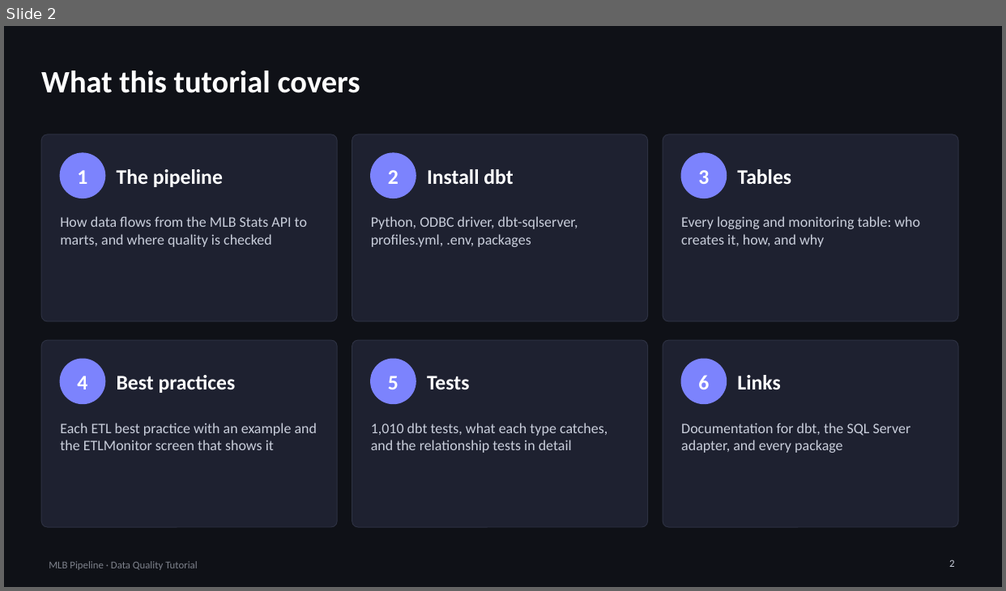
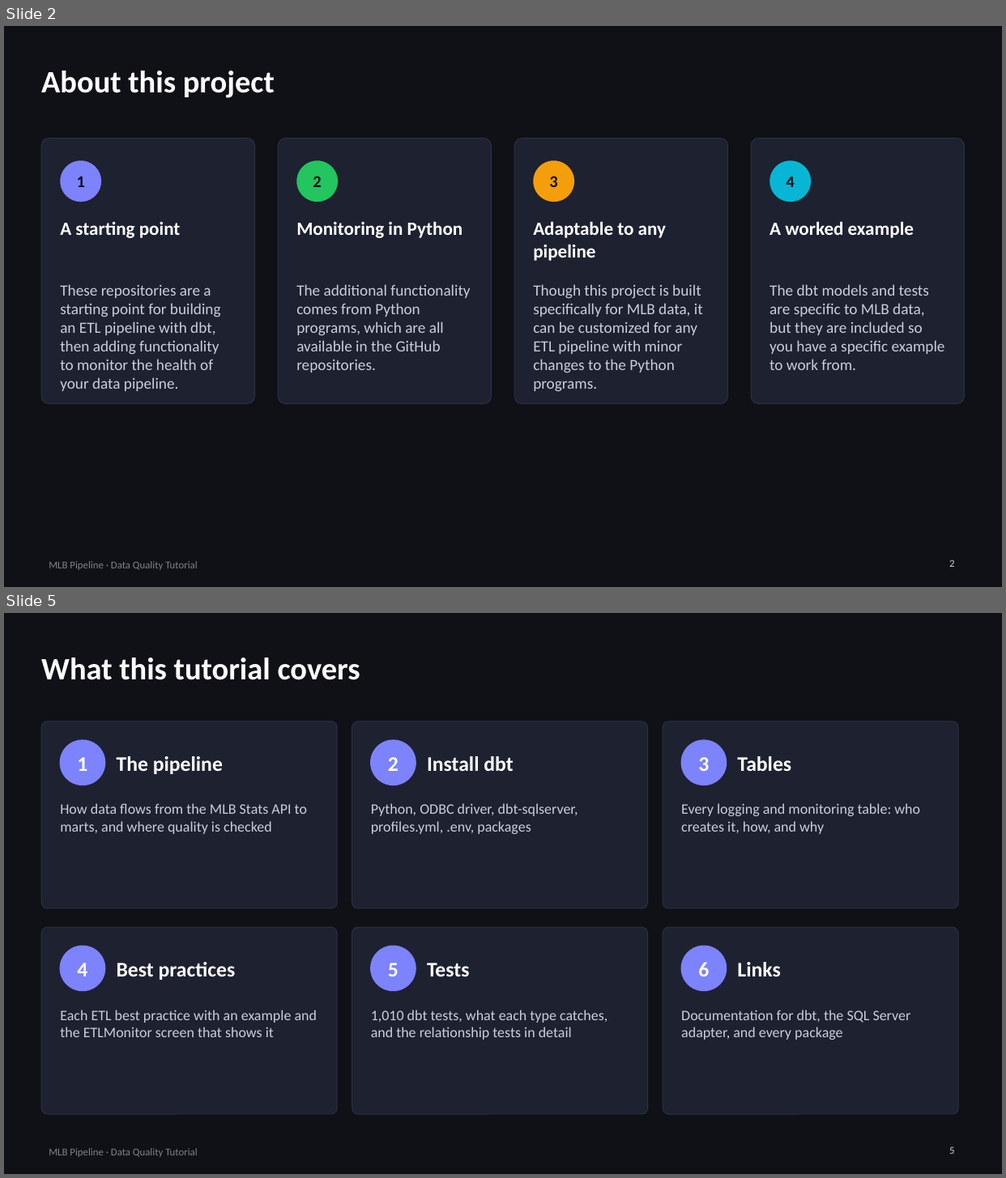
Before and after one commit to keithwsmith/mlb_dlt, a slide deck: data_quality_tutorial/MLB_Pipeline_Data_Quality_Tutorial.pptx. Shown one above the other, each under a label of ours: slide 2 before the commit, slides 2 and 5 after it; the slides between them are not shown. The pictures are 1006x591 and 1006x1178 pixels, drawn with LibreOffice and Linux fonts; fonts in the diff are those of the drawing. Boxes give left, top, right and bottom in pixels: in the first picture for what was removed or moved away, otherwise in the second. Text is boxed around its words. In the diff, an @@ line names an element or a change of style, - is before the commit and + after.

Commit message:
added env.example and updated MLB_Pipeline_Data_Quality_Tutorial.pptx [2026-11-20]

```diff
--- a/data_quality_tutorial/MLB_Pipeline_Data_Quality_Tutorial.pptx
+++ b/data_quality_tutorial/MLB_Pipeline_Data_Quality_Tutorial.pptx
@@ slide 2 added at bbox=[4, 26, 1002, 587], background #0F1117; not listed: 1 template element that a slide beside it also shows @@
@@ title added at bbox=[41, 71, 275, 98], 30 pt, text #FFFFFF, bold @@
+About this project
@@ rounded rectangle added at bbox=[41, 139, 255, 404], fill #1E2130, outline #2D3142 0.75 pt @@
@@ rounded rectangle added at bbox=[278, 139, 492, 404], fill #1E2130, outline #2D3142 0.75 pt @@
@@ rounded rectangle added at bbox=[514, 139, 728, 404], fill #1E2130, outline #2D3142 0.75 pt @@
@@ rounded rectangle added at bbox=[751, 139, 965, 404], fill #1E2130, outline #2D3142 0.75 pt @@
@@ ellipse added at bbox=[60, 160, 101, 202], fill #7C83FD @@
@@ ellipse added at bbox=[296, 160, 338, 202], fill #22C55E @@
@@ ellipse added at bbox=[533, 160, 574, 202], fill #F59E0B @@
@@ ellipse added at bbox=[769, 160, 811, 202], fill #06B6D4 @@
@@ text added at bbox=[77, 176, 85, 187], 16 pt, text #0F1117, bold @@
+1
@@ text added at bbox=[313, 176, 321, 187], 16 pt, text #0F1117, bold @@
+2
@@ text added at bbox=[549, 176, 557, 187], 16 pt, text #0F1117, bold @@
+3
@@ text added at bbox=[786, 176, 794, 187], 16 pt, text #0F1117, bold @@
+4
@@ text added at bbox=[60, 222, 181, 238], 18 pt, text #FFFFFF, bold @@
+A starting point
@@ text added at bbox=[296, 221, 463, 238], 18 pt, text #FFFFFF, bold @@
+Monitoring in Python
@@ text added at bbox=[533, 221, 666, 261], 18 pt, text #FFFFFF, bold @@
+Adaptable to any pipeline
@@ text added at bbox=[769, 221, 914, 238], 18 pt, text #FFFFFF, bold @@
+A worked example
@@ text added at bbox=[60, 284, 221, 391], 15 pt, text #C9CEDB @@
+These repositories are a starting point for building an ETL pipeline with dbt, then adding functionality to monitor the health of your data pipeline.
@@ text added at bbox=[296, 284, 470, 373], 15 pt, text #C9CEDB @@
+The additional functionality comes from Python programs, which are all available in the GitHub repositories.
@@ text added at bbox=[533, 284, 703, 392], 15 pt, text #C9CEDB @@
+Though this project is built specifically for MLB data, it can be customized for any ETL pipeline with minor changes to the Python programs.
@@ text added at bbox=[769, 284, 945, 370], 15 pt, text #C9CEDB @@
+The dbt models and tests are specific to MLB data, but they are included so you have a specific example to work from.
@@ page number added at bbox=[949, 560, 954, 567], 10 pt, text #C9CEDB @@
+2
@@ what was slide 2 is now slide 5 @@
@@ page number at bbox=[949, 1147, 954, 1154]: text changed @@
-2
+5
```
Also in this commit, not shown: 2 slides changed, 4 other slides added, 2 slides removed, 3 other files.
